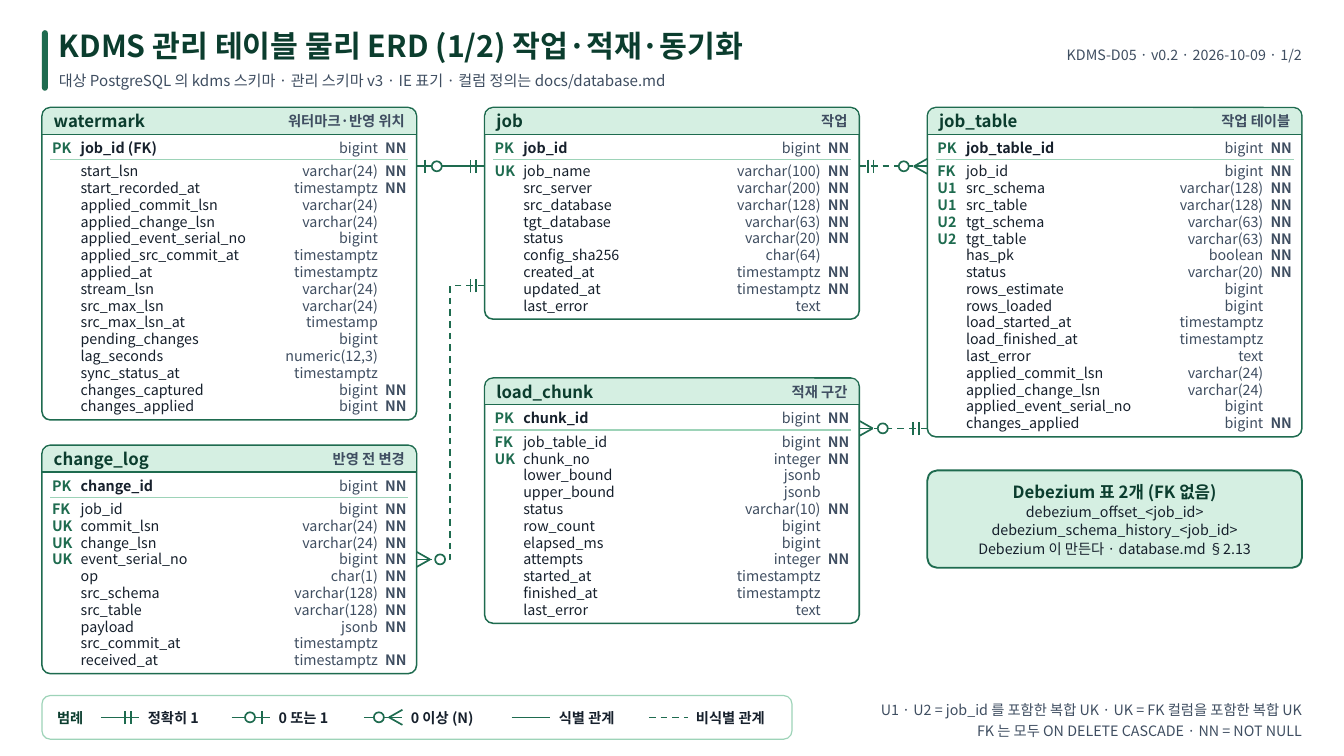
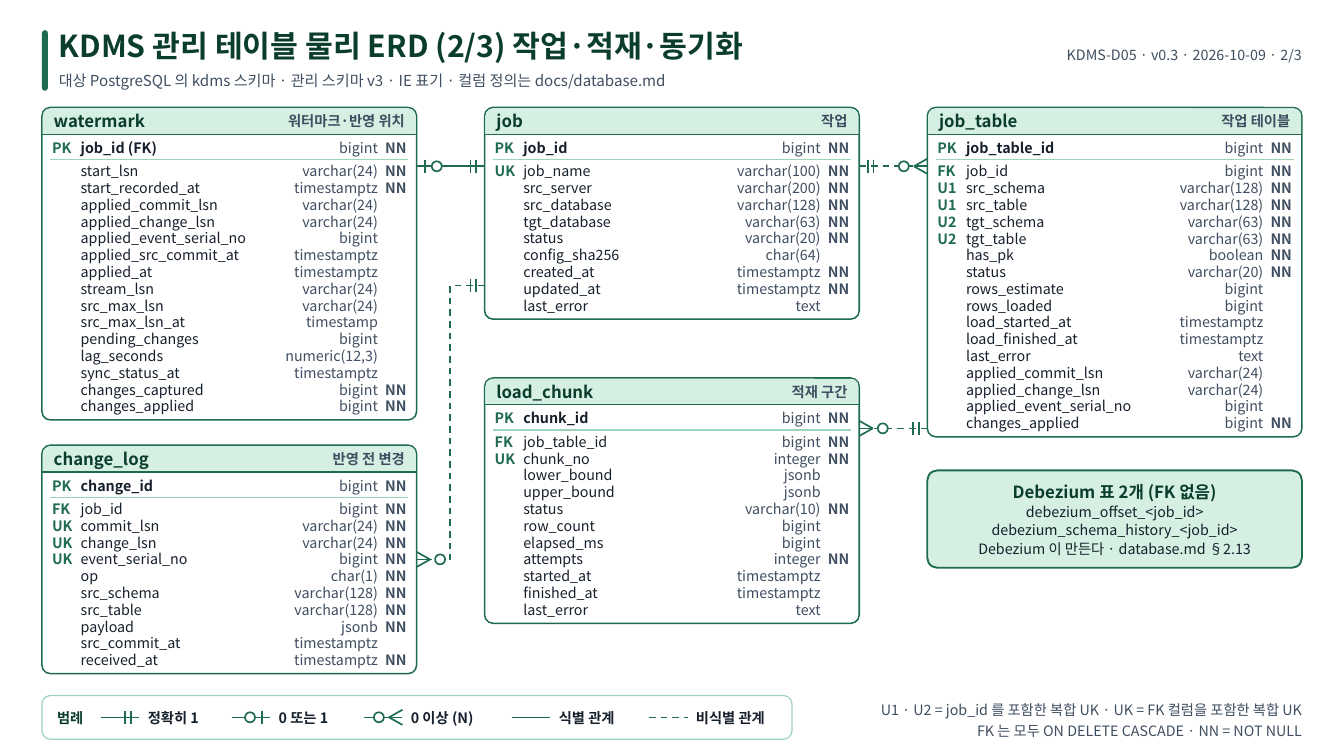
Before and after one commit to kodong75/KDMS, a slide deck: slide 2 of docs/design/dist/d05-erd.pptx (slide 1 before the commit). Drawn at 1344x756 pixels with LibreOffice and Linux fonts; fonts in the diff are those of the drawing. Boxes give left, top, right and bottom in pixels: in the first picture for what was removed or moved away, otherwise in the second. Text is boxed around its words. In the diff, an @@ line names an element or a change of style, - is before the commit and + after.

```diff
--- a/docs/design/dist/d05-erd.pptx
+++ b/docs/design/dist/d05-erd.pptx
@@ text at (x1=59, y1=31, x2=744, y2=63): text changed @@
-KDMS 관리 테이블 물리 ERD (1/2) 작업·적재·동기화
+KDMS 관리 테이블 물리 ERD (2/3) 작업·적재·동기화
@@ text at (x1=1067, y1=49, x2=1301, y2=63): text changed @@
-KDMS-D05 · v0.2 · 2026-10-09 · 1/2
+KDMS-D05 · v0.3 · 2026-10-09 · 2/3
```
Also in this commit, not shown: 1 other slide changed, 1 slide added, 13 other files.
